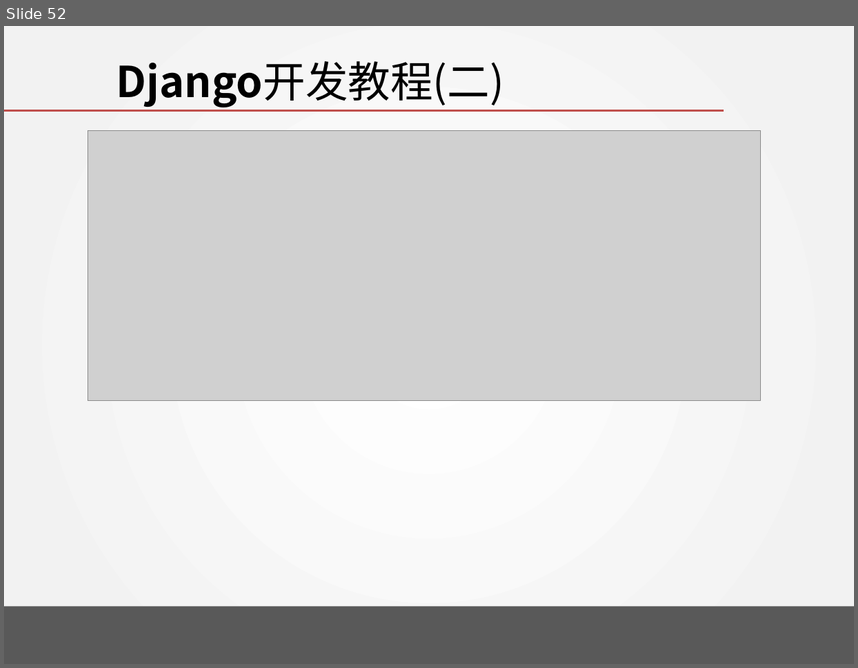
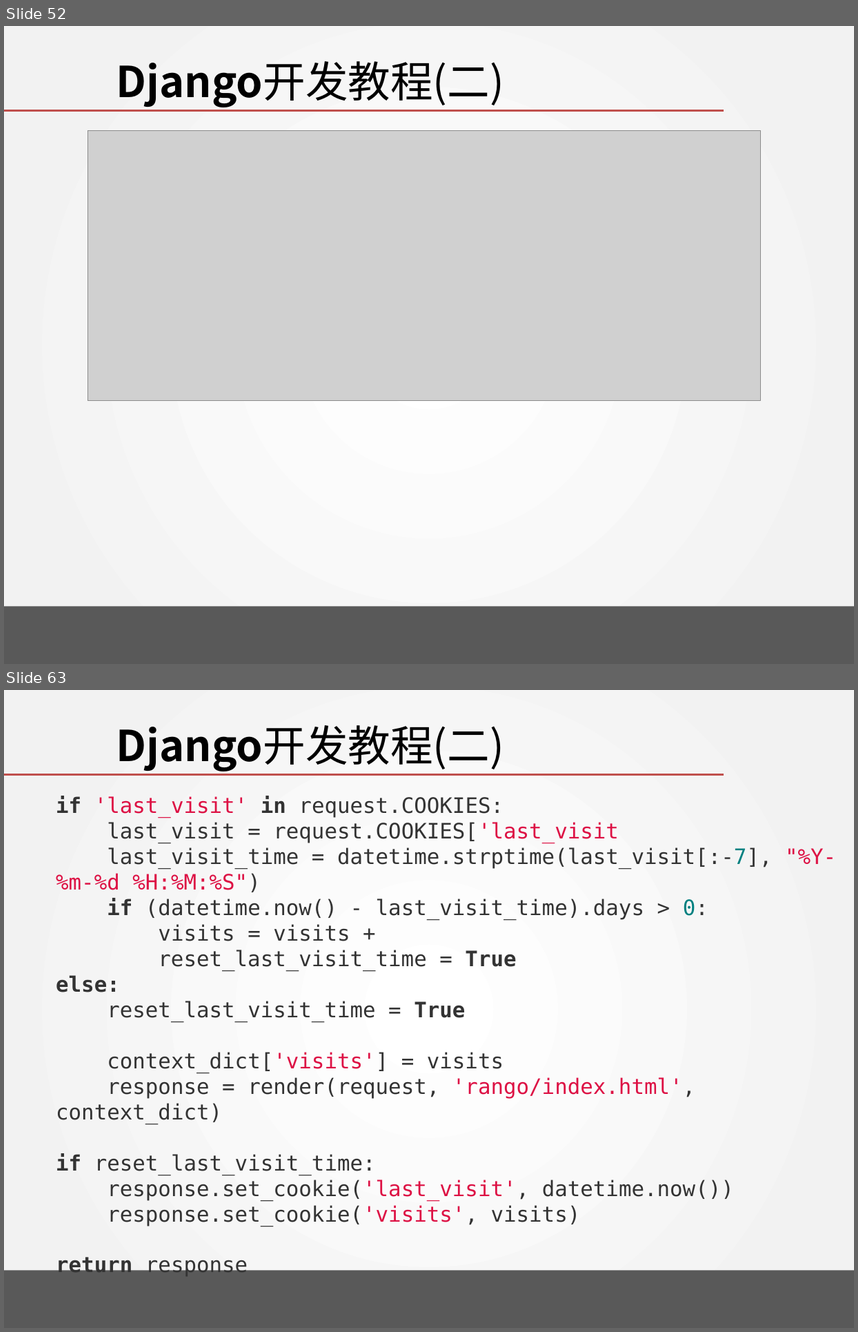
Before and after one commit to wangjin0818/Creative_Experiment, a slide deck: week 05/Tango with Django - II.pptx. Shown one above the other, each under a label of ours: slide 52 before the commit, slides 52 and 63 after it; the slides between them are not shown. The pictures are 858x668 and 858x1332 pixels, drawn with LibreOffice and Linux fonts; fonts in the diff are those of the drawing; grey boxes stand for pictures; background and template pictures are left out. Boxes give left, top, right and bottom in pixels: in the first picture for what was removed or moved away, otherwise in the second. Text is boxed around its words. In the diff, an @@ line names an element or a change of style, - is before the commit and + after.

```diff
--- a/week 05/Tango with Django - II.pptx
+++ b/week 05/Tango with Django - II.pptx
@@ slide 63 added at (x1=4, y1=690, x2=854, y2=1328), background gradient #FFFFFF to #F2F2F2; not listed: 2 template elements that a slide beside it also shows @@
@@ title added at (x1=116, y1=725, x2=505, y2=771), 36 pt, text #000000 @@
+Django开发教程(二)
@@ text added at (x1=56, y1=796, x2=836, y2=1225), 18 pt, text #333333 @@
+if 'last_visit' in request.COOKIES:
+last_visit = request.COOKIES['last_visit
+last_visit_time = datetime.strptime(last_visit[:-7], "%Y-%m-%d %H:%M:%S")
+if (datetime.now() - last_visit_time).days > 0:
+visits = visits +
+reset_last_visit_time = True
+else:
+reset_last_visit_time = True
+context_dict['visits'] = visits
+response = render(request, 'rango/index.html', context_dict)
+if reset_last_visit_time:
+response.set_cookie('last_visit', datetime.now())
+response.set_cookie('visits', visits)
+return response
```
Also in this commit, not shown: 5 slides changed, 21 other slides added.
